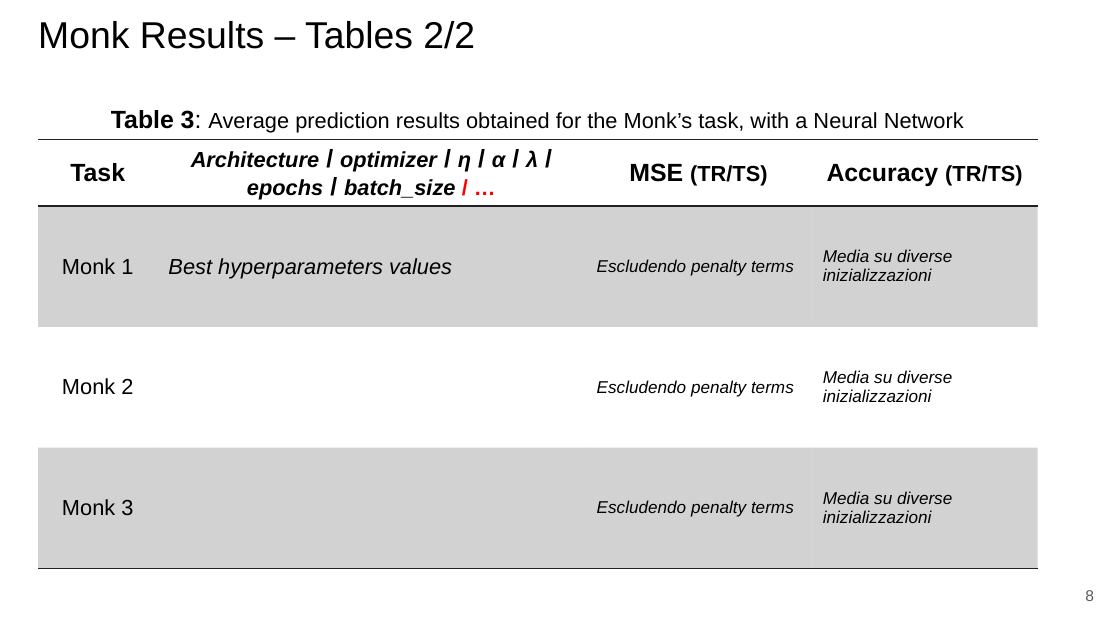
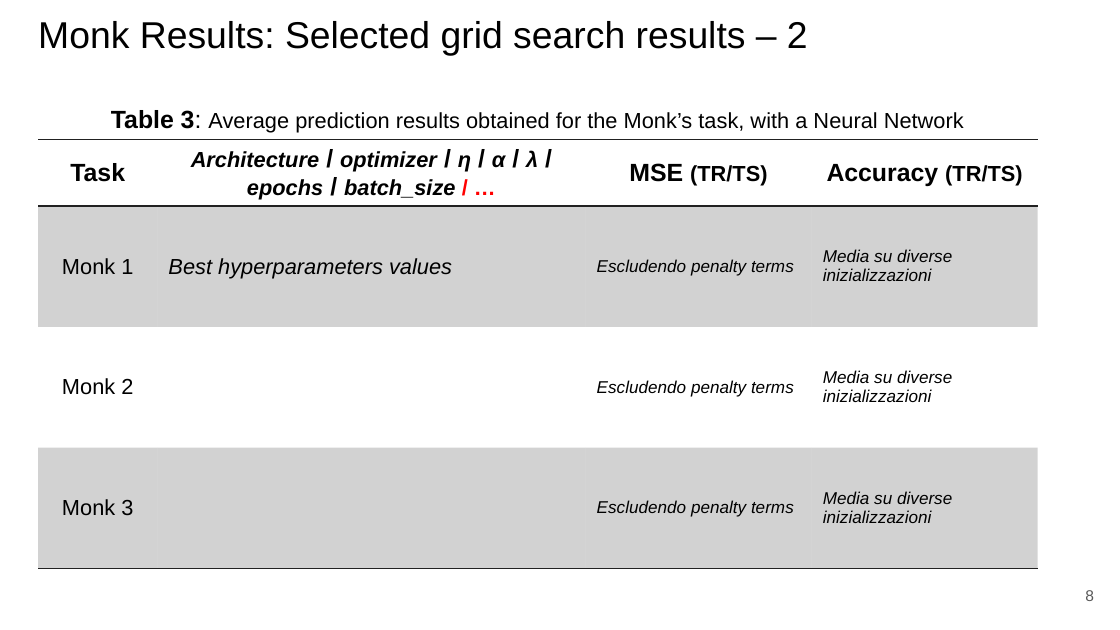
Before and after one commit to paolo-junior-mollica/machine-learning-project, a slide deck: slide 8 of relazione/ML-2023-PRJ-Slides-Demo.pptx. Drawn at 1120x630 pixels with LibreOffice and Linux fonts; fonts in the diff are those of the drawing. Boxes give left, top, right and bottom in pixels: in the first picture for what was removed or moved away, otherwise in the second. Text is boxed around its words. In the diff, an @@ line names an element or a change of style, - is before the commit and + after.

```diff
--- a/relazione/ML-2023-PRJ-Slides-Demo.pptx
+++ b/relazione/ML-2023-PRJ-Slides-Demo.pptx
@@ title at (x1=38, y1=21, x2=808, y2=56): text changed @@
-Monk Results – Tables 2/2
+Monk Results: Selected grid search results – 2
```
Also in this commit, not shown: 7 other slides changed, 5 slides added, 1 slide removed.
